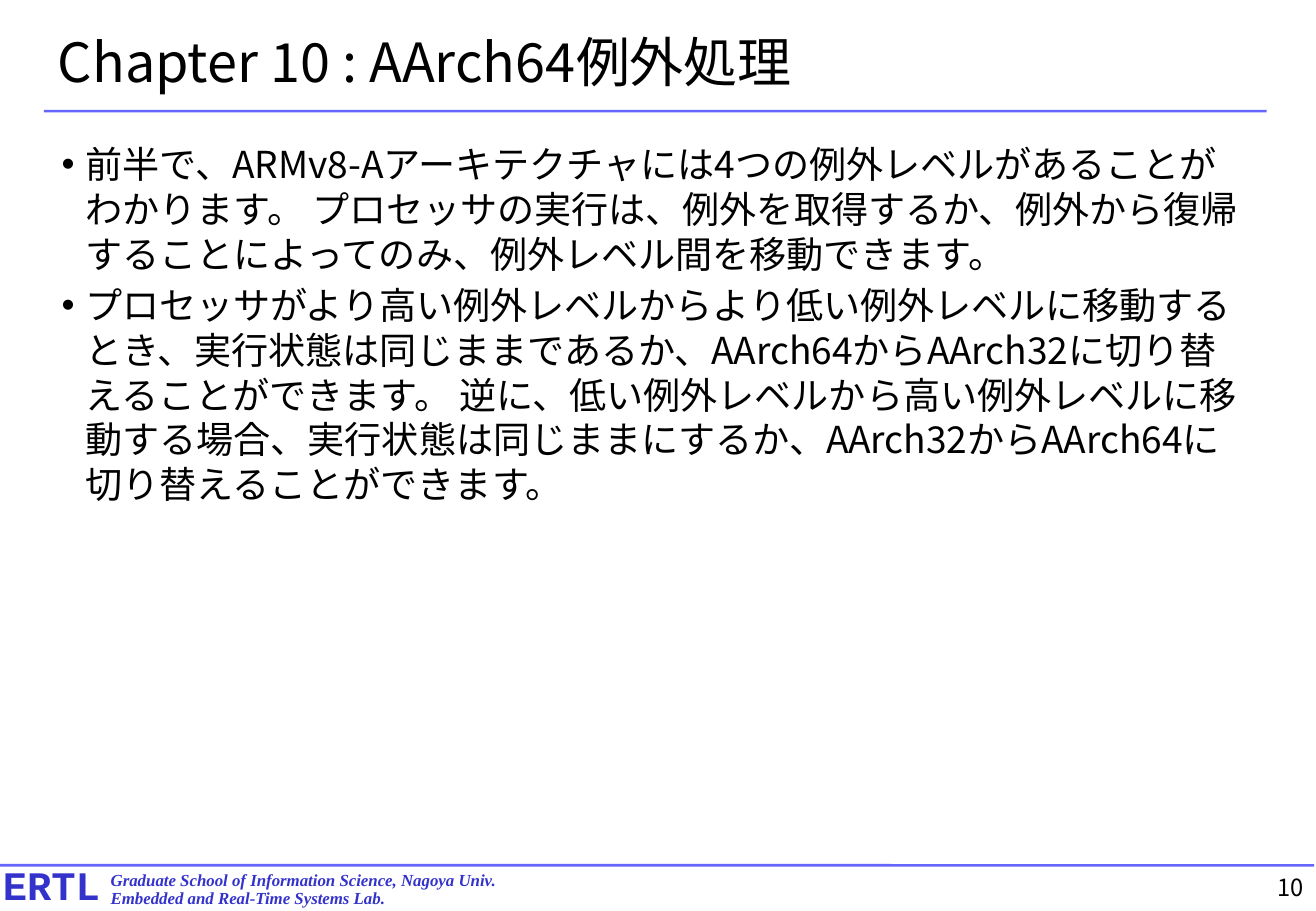
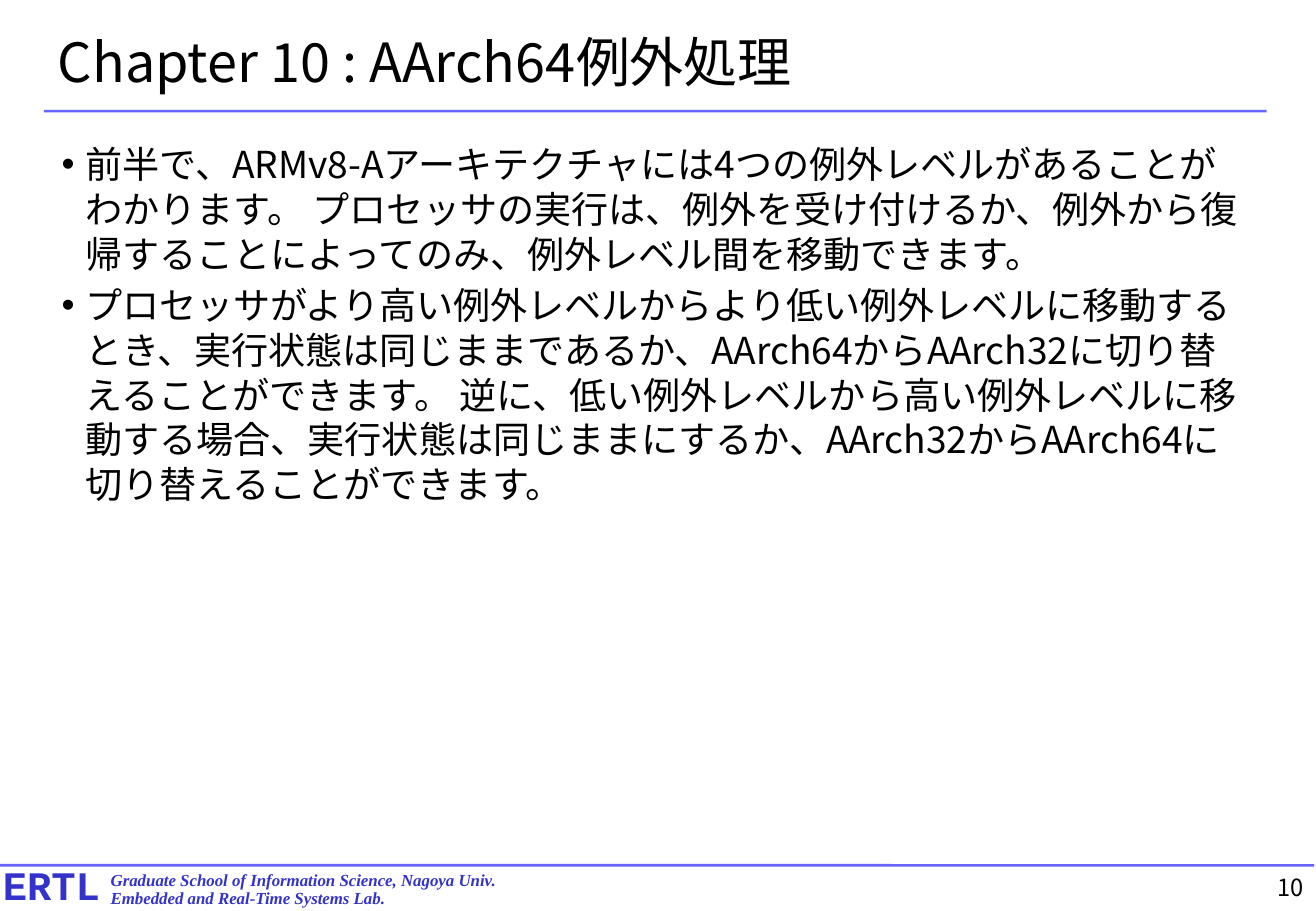
Before and after one commit to exshonda/arm64_basic, a slide deck: slide 10 of text/8.chapter10.pptx. Drawn at 1316x911 pixels with LibreOffice and Linux fonts; fonts in the diff are those of the drawing. Boxes give left, top, right and bottom in pixels: in the first picture for what was removed or moved away, otherwise in the second. Text is boxed around its words. In the diff, an @@ line names an element or a change of style, - is before the commit and + after.

```diff
--- a/text/8.chapter10.pptx
+++ b/text/8.chapter10.pptx
@@ text at [86,146,1238,271]: text changed @@
-• 前半で、ARMv8-Aアーキテクチャには4つの例外レベルがあることがわかります。 プロセッサの実行は、例外を取得するか、例外から復帰することによってのみ、例外レベル間を移動できます。
+• 前半で、ARMv8-Aアーキテクチャには4つの例外レベルがあることがわかります。 プロセッサの実行は、例外を受け付けるか、例外から復帰することによってのみ、例外レベル間を移動できます。
```
Also in this commit, not shown: 15 other slides changed, 1 slide removed.
